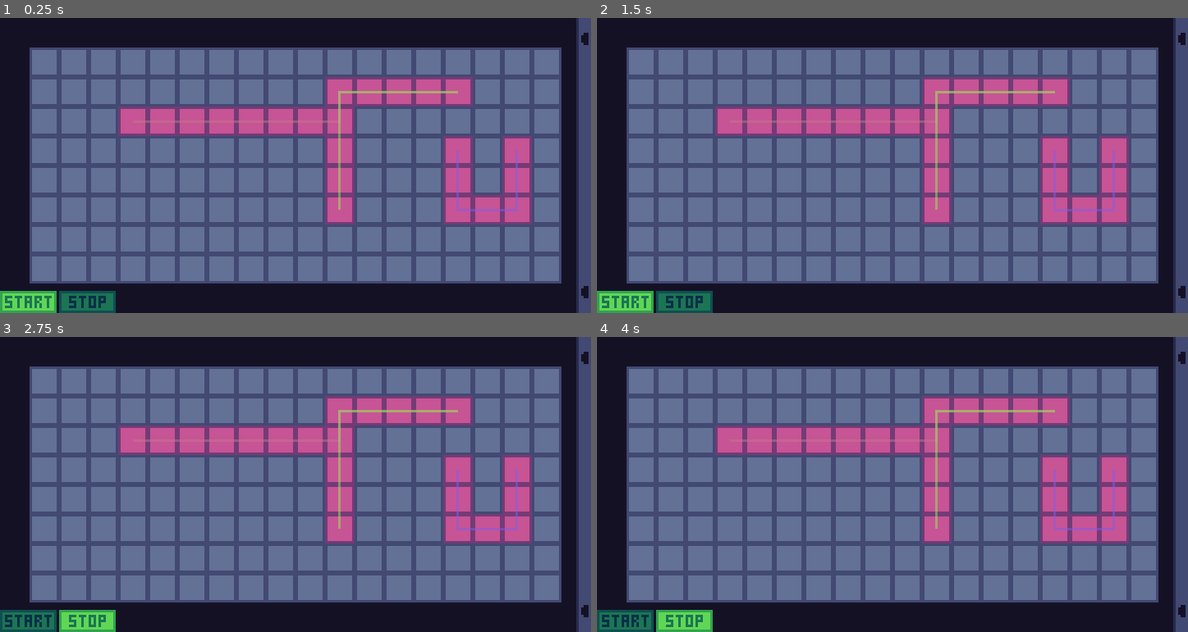
Above: before the commit, frames 1-4 (two rows, left to right).
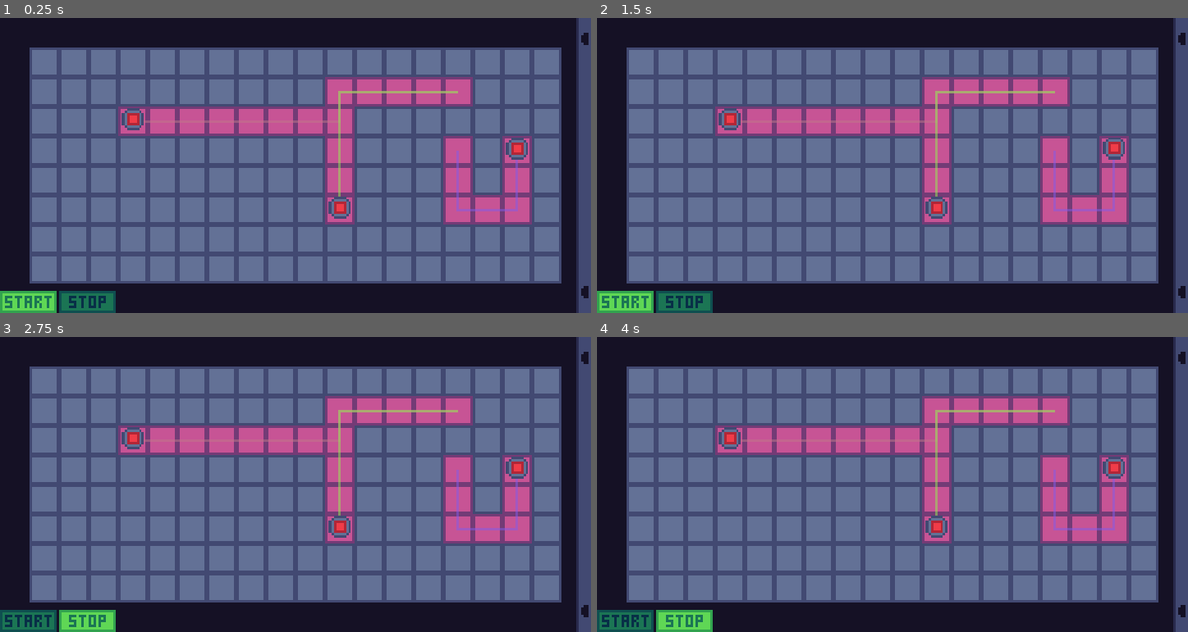
Above: after the commit, the same moments.

Repository: mariothedog/brackeys-game-jam
Game: Godot game, scene res://main/main.tscn
Same seed, same stepped clock (60 frames per second), same inputs: the game is played once before the commit and once after it.
Inputs (mouse positions are in pixels of both pictures, inside the frame that each line leads up to):
- Up to frame 1 (0.25 s): no input
- Up to frame 2 (1.5 s): click (626, 301) at 0.5 s; click (685, 301) at 1.25 s
- Up to frame 3 (2.75 s): click (29, 620) at 2 s
- Up to frame 4 (4 s): click (685, 620) at 2.75 s; click (626, 620) at 3.5 s

The runs differ from the first frame. In frame 1, 0.7% of the frame differs, in the area x 20-90%, y 30-69%; in frame 2, 0.7%; in frame 3, 0.7%; in frame 4, 0.7%.

Commit message:
Add enemy spawn indicators

Diff:
--- /dev/null
+++ b/src/enemies/enemy_spawn_indicator.tscn
@@ -0,0 +1,27 @@
+[gd_scene load_steps=3 format=2]
+
+[ext_resource path="res://enemies/enemy_spawn_indicator.png" type="Texture" id=1]
+
+[sub_resource type="Animation" id=1]
+resource_name = "idle"
+length = 1.2
+loop = true
+tracks/0/type = "value"
+tracks/0/path = NodePath(".:offset")
+tracks/0/interp = 1
+tracks/0/loop_wrap = true
+tracks/0/imported = false
+tracks/0/enabled = true
+tracks/0/keys = {
+"times": PoolRealArray( 0, 0.3, 0.6, 0.9 ),
+"transitions": PoolRealArray( 0.5, 2, 0.5, 2 ),
+"update": 0,
+"values": [ Vector2( 0, 0 ), Vector2( 0, -1 ), Vector2( 0, 0 ), Vector2( 0, 1 ) ]
+}
+
+[node name="EnemySpawnIndicator" type="Sprite"]
+texture = ExtResource( 1 )
+
+[node name="AnimationPlayer" type="AnimationPlayer" parent="."]
+autoplay = "idle"
+anims/idle = SubResource( 1 )
--- a/src/main/level.gd
+++ b/src/main/level.gd
@@ -1,10 +1,13 @@
 class_name Level
 extends TileMap
+
+const ENEMY_SPAWN_INDICATOR_SCENE = preload("res://enemies/enemy_spawn_indicator.tscn")
 
 var Tiles := TilesManager.new()
 var data: LevelData
 
 onready var enemies: Enemies = $Enemies
+onready var enemy_spawn_indicators: Node = $EnemySpawnIndicators
 
 
 func build_level(level_data: LevelData) -> void:
@@ -28,6 +31,7 @@
 		add_child(line2d)
 
 	enemies.paths = world_paths
+	_add_enemy_spawn_indicators(world_paths)
 
 
 func point_to_world(point: Vector2) -> Vector2:
@@ -36,3 +40,11 @@
 
 func rand_color(alpha: float) -> Color:
 	return Color(randf(), randf(), randf(), alpha)
+
+
+func _add_enemy_spawn_indicators(paths: Array) -> void:
+	for path in paths:
+		var start_pos: Vector2 = path[0]
+		var spawn_indicator = ENEMY_SPAWN_INDICATOR_SCENE.instance()
+		spawn_indicator.global_position = start_pos
+		enemy_spawn_indicators.add_child(spawn_indicator)
--- a/src/main/main.tscn
+++ b/src/main/main.tscn
@@ -28,6 +28,9 @@
 z_index = 2
 script = ExtResource( 4 )
 
+[node name="EnemySpawnIndicators" type="Node2D" parent="Level"]
+z_index = 2
+
 [node name="Turrets" type="Node2D" parent="."]
 script = ExtResource( 6 )
 level_path = NodePath("../Level")
Binary file added: src/enemies/enemy_spawn_indicator.png
Not shown, added: src/enemies/enemy_spawn_indicator.png.import
